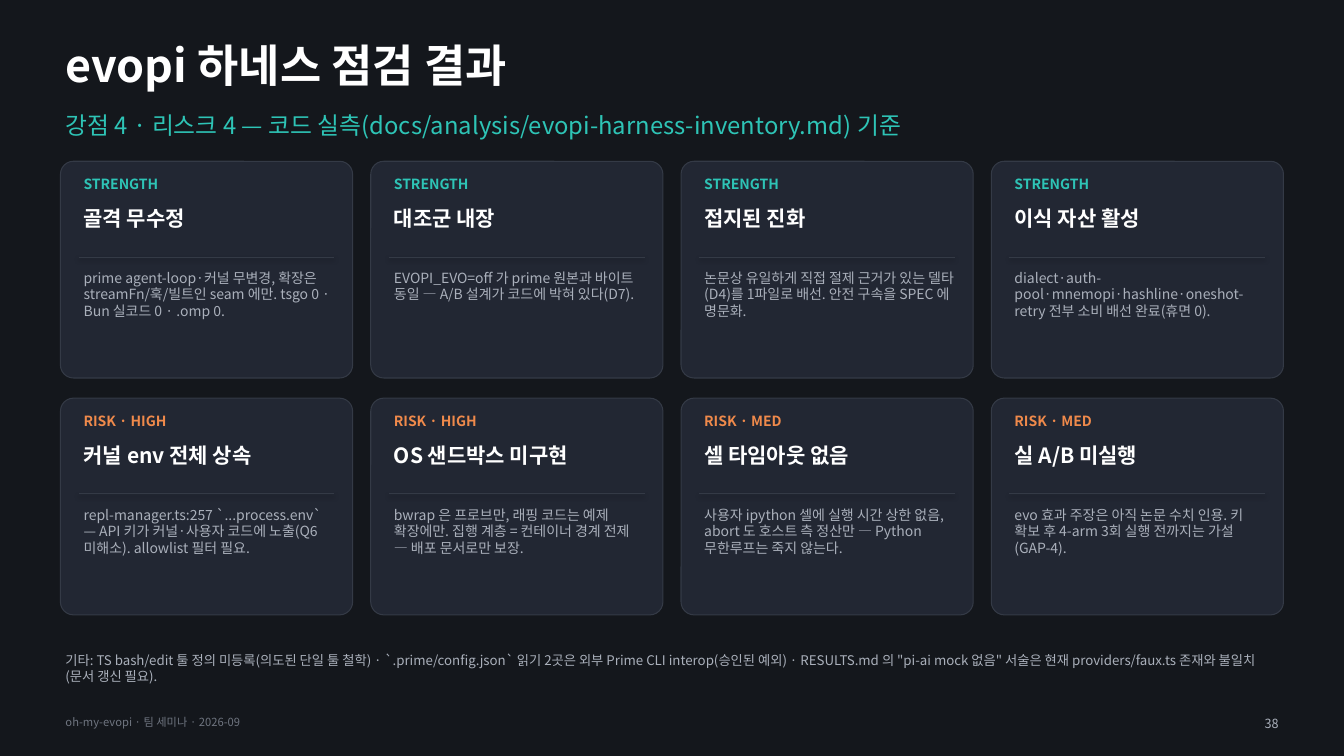
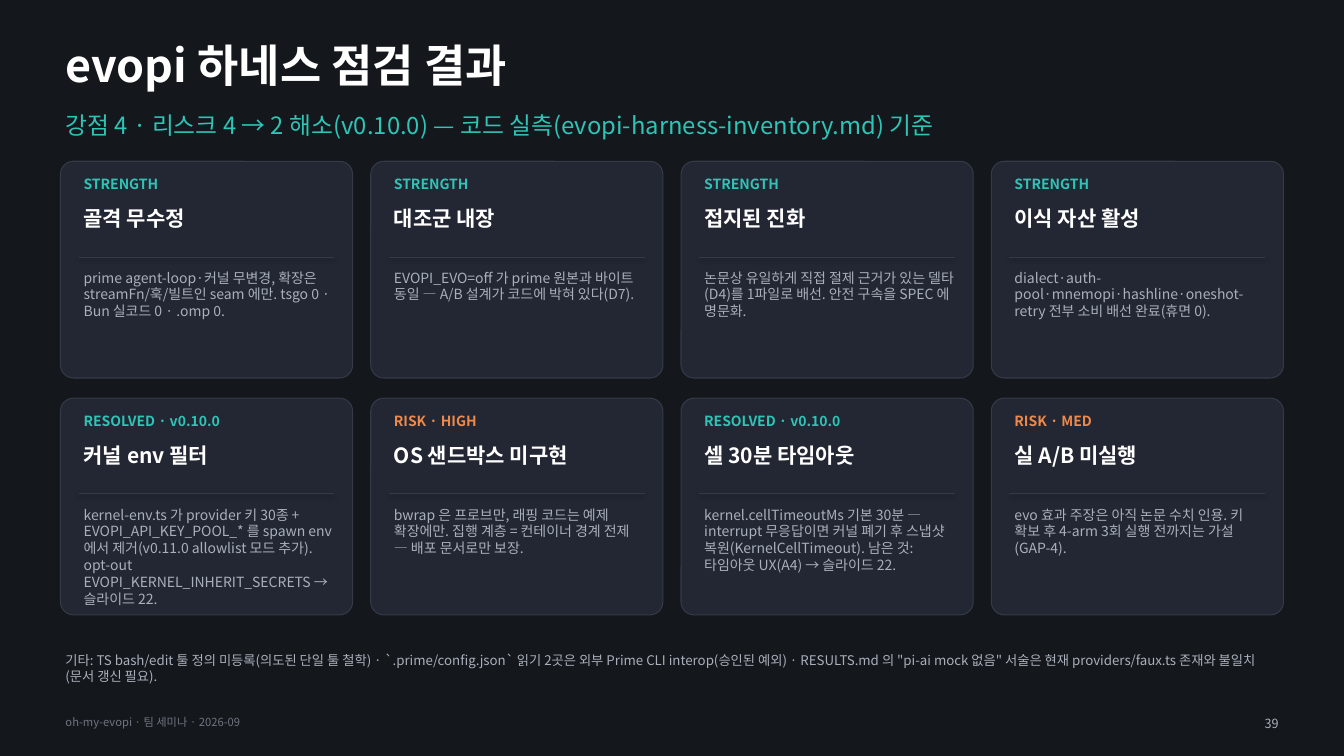
Before and after one commit to sunwoo95/oh-my-evopi, a slide deck: slide 39 of docs/seminar/evopi-architecture.pptx (slide 38 before the commit). Drawn at 1344x756 pixels with LibreOffice and Linux fonts; fonts in the diff are those of the drawing. Boxes give left, top, right and bottom in pixels: in the first picture for what was removed or moved away, otherwise in the second. Text is boxed around its words. In the diff, an @@ line names an element or a change of style, - is before the commit and + after.

```diff
--- a/docs/seminar/evopi-architecture.pptx
+++ b/docs/seminar/evopi-architecture.pptx
@@ text at [65, 114, 934, 140]: text changed @@
-강점 4 · 리스크 4 — 코드 실측(docs/analysis/evopi-harness-inventory.md) 기준
+강점 4 · 리스크 4 → 2 해소(v0.10.0) — 코드 실측(evopi-harness-inventory.md) 기준
@@ text at [84, 415, 220, 426]: text changed; text colour #F08A4B to #2EC4B6 @@
-RISK · HIGH
+RESOLVED · v0.10.0
@@ text at [704, 415, 840, 426]: text changed; text colour #F08A4B to #2EC4B6 @@
-RISK · MED
+RESOLVED · v0.10.0
@@ text at [84, 445, 209, 465]: text changed @@
-커널 env 전체 상속
+커널 env 필터
@@ text at [704, 442, 854, 468]: text changed @@
-셀 타임아웃 없음
+셀 30분 타임아웃
@@ text at [84, 508, 332, 605]: text changed @@
-repl-manager.ts:257 `...process.env` — API 키가 커널·사용자 코드에 노출(Q6 미해소). allowlist 필터 필요.
+kernel-env.ts 가 provider 키 30종 + EVOPI_API_KEY_POOL_* 를 spawn env 에서 제거(v0.11.0 allowlist 모드 추가). opt-out EVOPI_KERNEL_INHERIT_SECRETS → 슬라이드 22.
@@ text at [704, 508, 945, 573]: text changed @@
-사용자 ipython 셀에 실행 시간 상한 없음, abort 도 호스트 측 정산만 — Python 무한루프는 죽지 않는다.
+kernel.cellTimeoutMs 기본 30분 — interrupt 무응답이면 커널 폐기 후 스냅샷 복원(KernelCellTimeout). 남은 것: 타임아웃 UX(A4) → 슬라이드 22.
@@ text at [1265, 718, 1279, 728]: text changed @@
-38
+39
```
Also in this commit, not shown: 17 other slides changed, 1 slide added, 5 other files.
